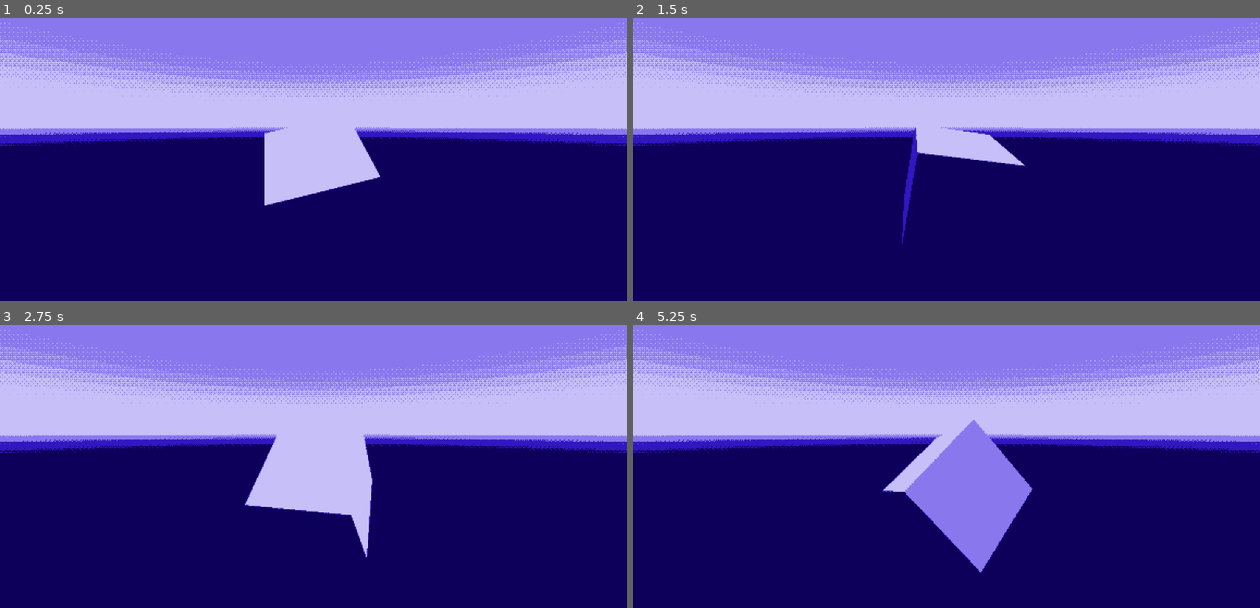
Above: before the commit, frames 1-4 (two rows, left to right).
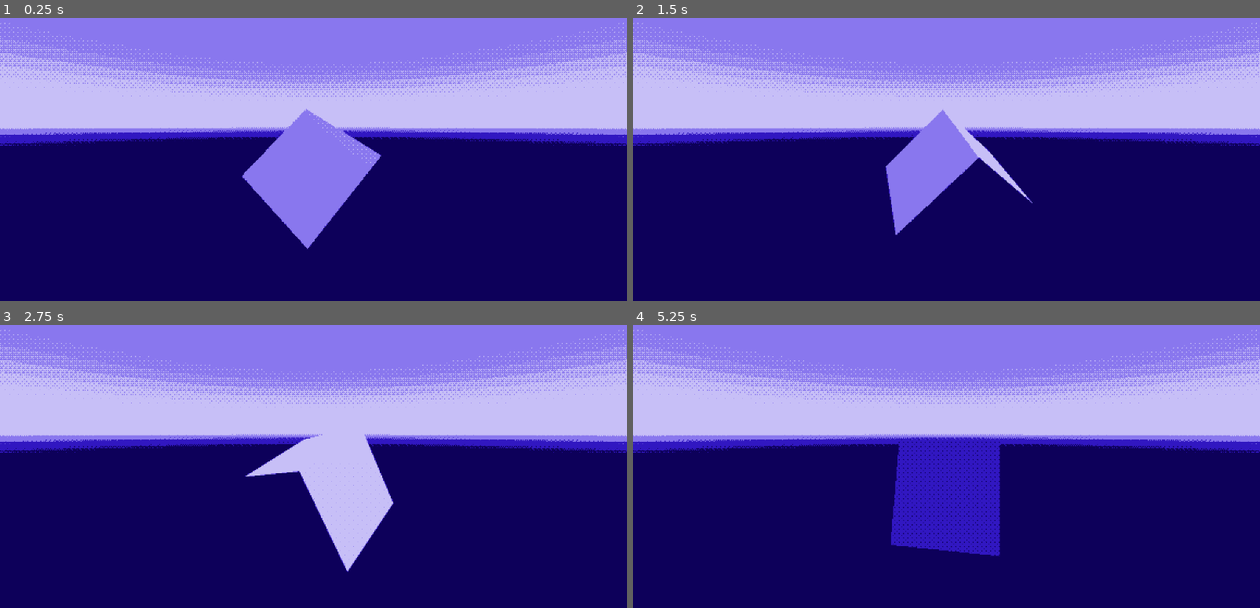
Above: after the commit, the same moments.

Repository: Merrick-McLean/GameOff13
Game: Godot game, scene res://scenes/dither_test.tscn
Two runs of this game, one before a commit and one after it. Both use one fixed random seed, a clock stepped at 60 frames per second and the inputs below.
Inputs:
- Up to frame 1 (0.25 s): no input
- Up to frame 2 (1.5 s): no input
- Up to frame 3 (2.75 s): no input
- Up to frame 4 (5.25 s): no input

The runs differ from the first frame. In frame 1, 5.8% of the frame differs, in the area x 38-61%, y 32-82%; in frame 2, 3.9%; in frame 3, 3.1%; in frame 4, 7.8%, in the area x 39-64%, y 33-88%.

Commit message:
adjust project settings

Diff:
--- a/project/project.godot
+++ b/project/project.godot
@@ -14,3 +14,10 @@
 run/main_scene="res://scenes/dither_test.tscn"
 config/features=PackedStringArray("4.3", "Forward Plus")
 config/icon="res://sprites/icon.svg"
+
+[debug]
+
+file_logging/enable_file_logging=true
+gdscript/warnings/untyped_declaration=1
+gdscript/warnings/inferred_declaration=1
+gdscript/warnings/return_value_discarded=1
--- a/project/scenes/dither_test.tscn
+++ b/project/scenes/dither_test.tscn
@@ -44,7 +44,7 @@
 [node name="Node3D" type="Node3D" parent="SubViewport"]
 
 [node name="CSGBox3D" type="CSGBox3D" parent="SubViewport/Node3D"]
-transform = Transform3D(0.0531927, 0.905414, 0.421184, -0.91132, 0.21645, -0.350207, -0.408248, -0.365205, 0.836636, 0, 0, 0)
+transform = Transform3D(-0.00380966, -0.729884, -0.683561, -0.408879, -0.622676, 0.667152, -0.91258, 0.282036, -0.296062, 0, 0, 0)
 script = ExtResource("4_4bdqb")
 
 [node name="Camera3D" type="Camera3D" parent="SubViewport/Node3D"]
